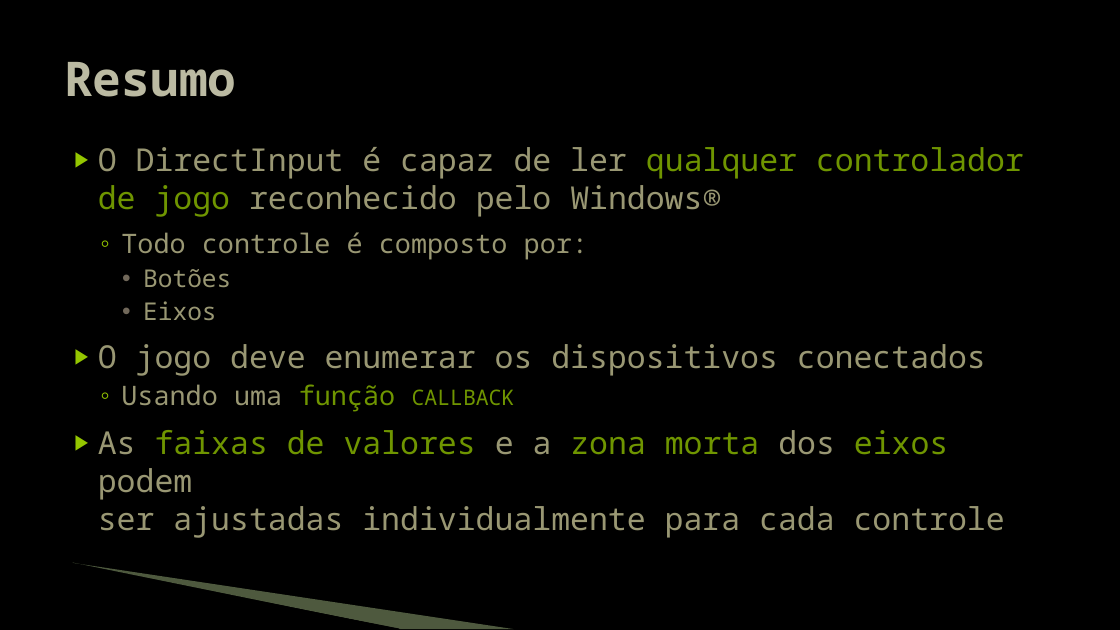
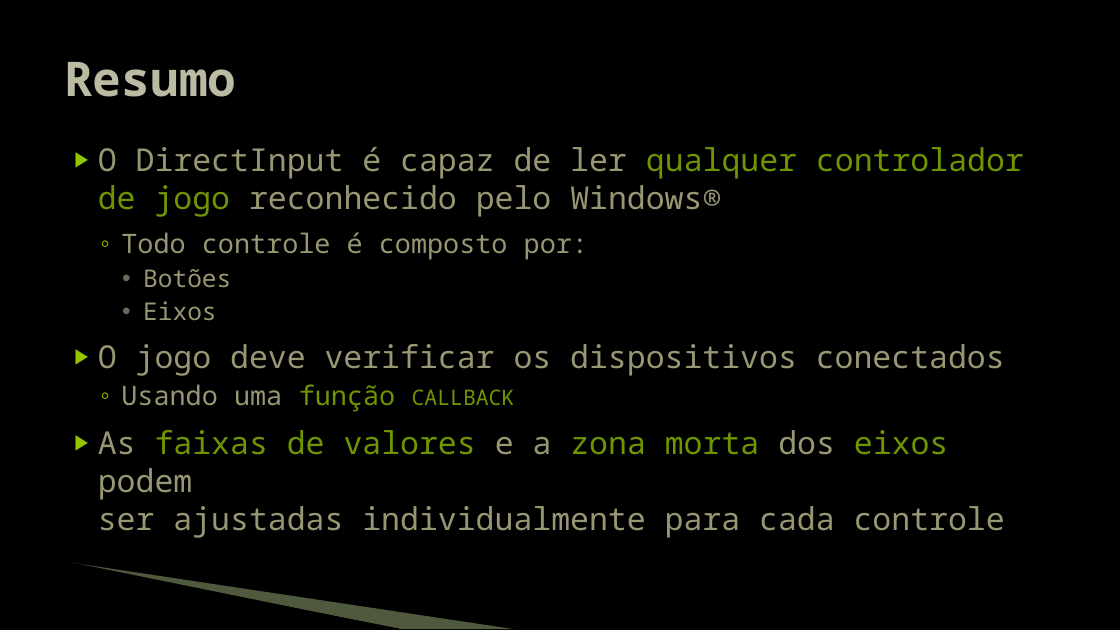
Before and after one commit to JudsonSS/Jogos, a slide deck: slide 26 of Slides/19. Controlador de Jogo.pptx (slide 25 before the commit). Drawn at 1120x630 pixels with LibreOffice and Linux fonts; fonts in the diff are those of the drawing; background and template pictures are left out. Boxes give left, top, right and bottom in pixels: in the first picture for what was removed or moved away, otherwise in the second. Text is boxed around its words. In the diff, an @@ line names an element or a change of style, - is before the commit and + after.

```diff
--- a/Slides/19. Controlador de Jogo.pptx
+++ b/Slides/19. Controlador de Jogo.pptx
@@ text at (98,344,1005,376): text changed @@
-▶ O jogo deve enumerar os dispositivos conectados
+▶ O jogo deve verificar os dispositivos conectados
```
Also in this commit, not shown: 7 other slides changed, 1 slide added.
